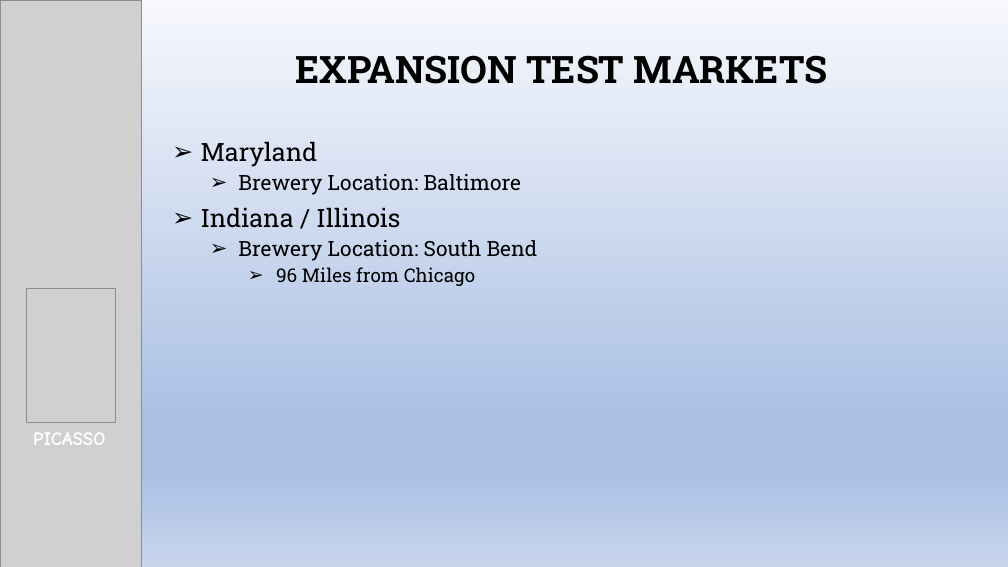
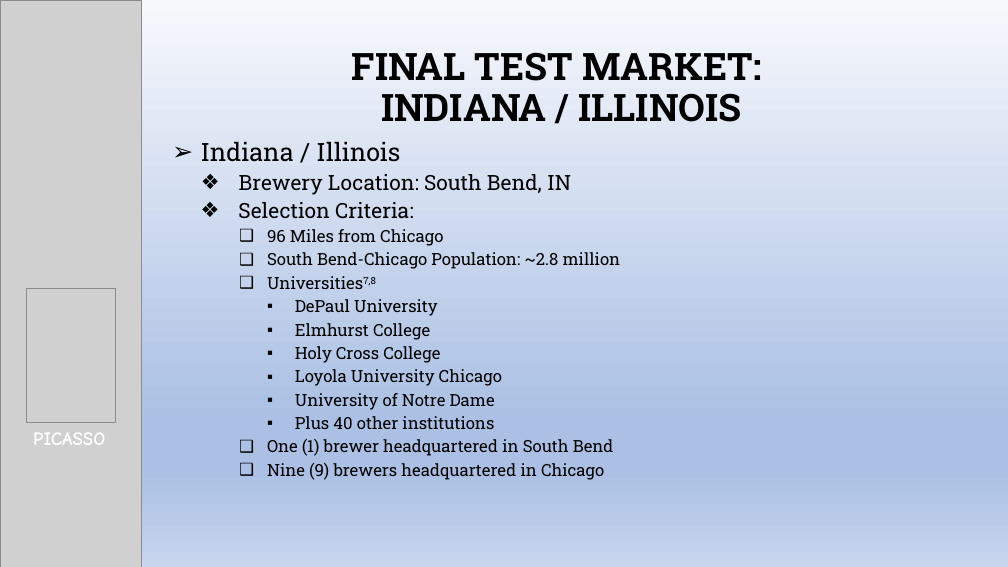
Before and after one commit to kjurekSMU/6306_JKT_Case_Study_1, a slide deck: slide 11 of Beer_Expansion_Project.pptx (slide 6 before the commit). Drawn at 1008x567 pixels with LibreOffice and Linux fonts; fonts in the diff are those of the drawing; grey boxes stand for pictures. Boxes give left, top, right and bottom in pixels: in the first picture for what was removed or moved away, otherwise in the second. Text is boxed around its words. In the diff, an @@ line names an element or a change of style, - is before the commit and + after.

Commit message:
Updated Presentation: 1. Intro wording 2. Maps 3. Added IN / IL info

```diff
--- a/Beer_Expansion_Project.pptx
+++ b/Beer_Expansion_Project.pptx
@@ title at <box>352,52,761,122</box>: text changed @@
-EXPANSION TEST MARKETS
+FINAL TEST MARKET:
+INDIANA / ILLINOIS
@@ subtitle at <box>201,141,521,195</box>: paragraphs removed @@
-➢ Maryland
-  ➢ Brewery Location: Baltimore
@@ subtitle at <box>238,174,571,219</box>: text changed @@
-  ➢ Brewery Location: South Bend
+  ❖ Brewery Location: South Bend, IN
+  ❖ Selection Criteria:
@@ subtitle at <box>267,229,443,246</box>: size 18 to 16 pt in "96 Miles from Chicago"; bullet ➢ to ❑ @@
@@ subtitle at <box>267,252,621,480</box>: paragraphs added @@
+      ❑ South Bend-Chicago Population: ~2.8 million
+      ❑ Universities7,8
+        ▪ DePaul University
+        ▪ Elmhurst College
+        ▪ Holy Cross College
+        ▪ Loyola University Chicago
+        ▪ University of Notre Dame
+        ▪ Plus 40 other institutions
+        ❑ One (1) brewer headquartered in South Bend
+        ❑ Nine (9) brewers headquartered in Chicago
```
Also in this commit, not shown: 7 other slides changed, 5 slides added.
